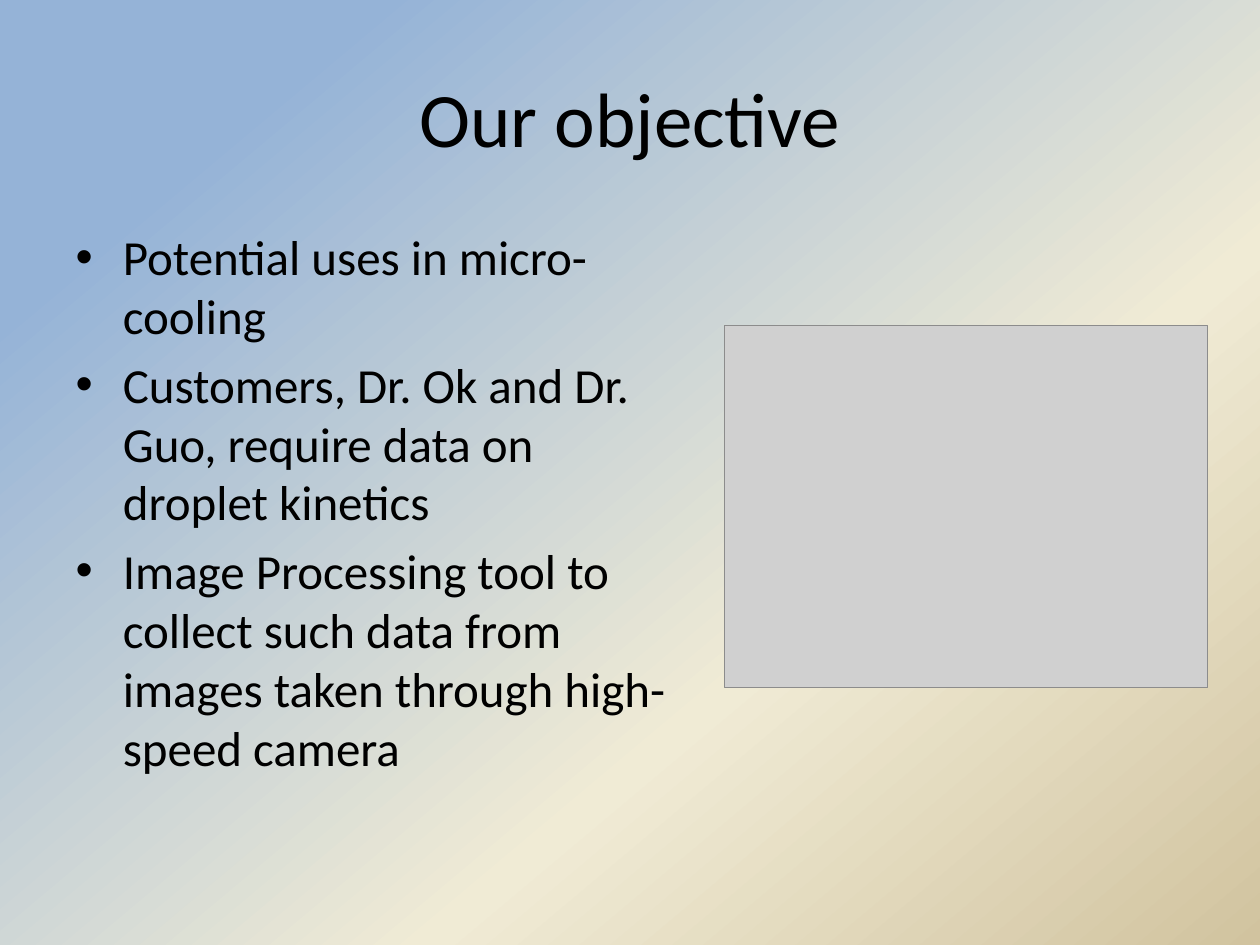
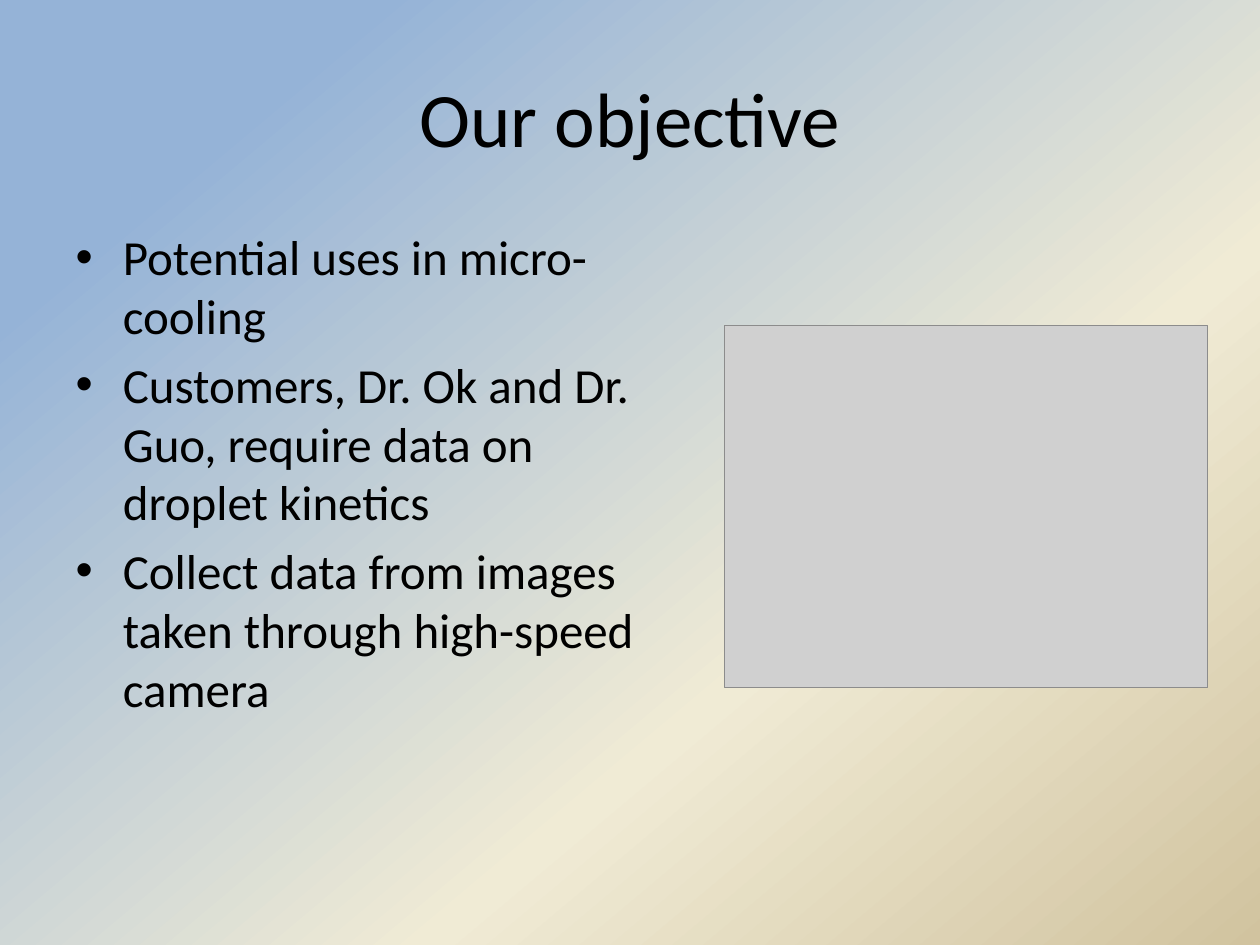
Before and after one commit to Hdtran89/ImageProcessing, a slide deck: slide 4 of A Team Documents/Interim presentation.pptx. Drawn at 1260x945 pixels with LibreOffice and Linux fonts; fonts in the diff are those of the drawing; grey boxes stand for pictures; background and template pictures are left out. Boxes give left, top, right and bottom in pixels: in the first picture for what was removed or moved away, otherwise in the second. Text is boxed around its words. In the diff, an @@ line names an element or a change of style, - is before the commit and + after.

Commit message:
Edited one point on intro slide

```diff
--- a/A Team Documents/Interim presentation.pptx
+++ b/A Team Documents/Interim presentation.pptx
@@ text at <box>123,555,634,708</box>: text changed @@
-• Image Processing tool to collect such data from images taken through high-speed camera
+• Collect data from images taken through high-speed camera
```
